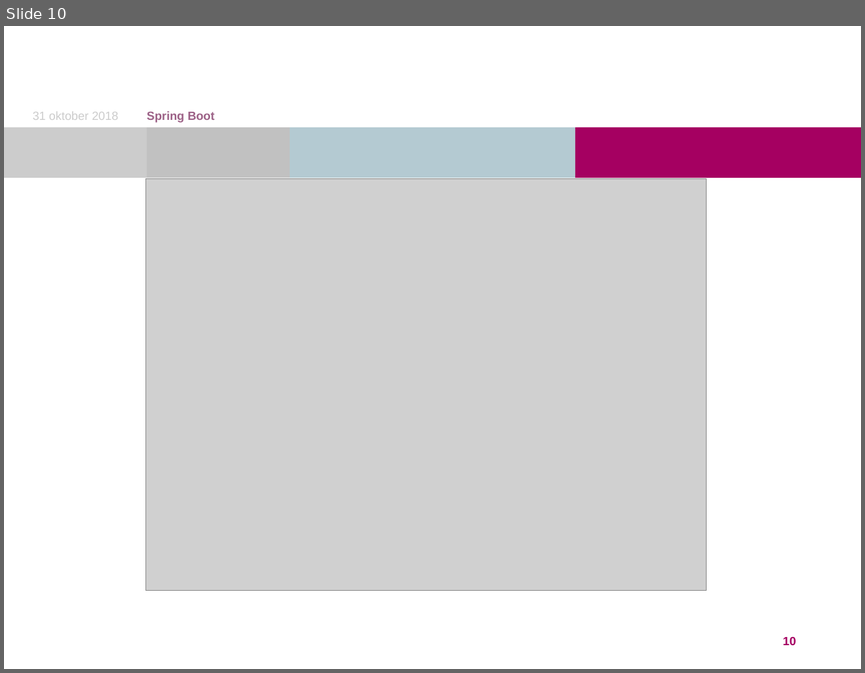
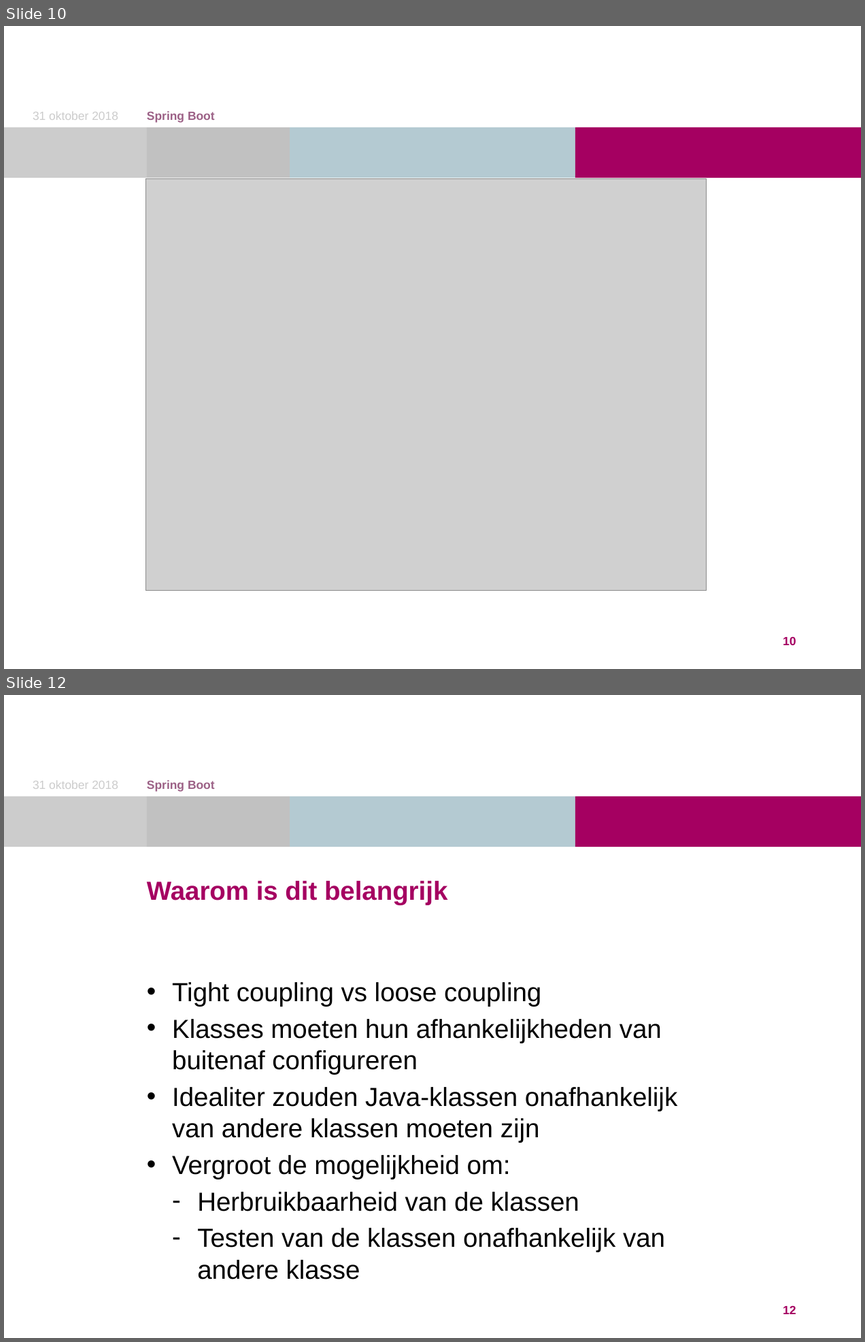
Before and after one commit to DutchDave/springboot-workshop, a slide deck: Spring Boot.pptx. Shown one above the other, each under a label of ours: slide 10 before the commit, slides 10 and 12 after it; the slides between them are not shown. The pictures are 865x673 and 865x1342 pixels, drawn with LibreOffice and Linux fonts; fonts in the diff are those of the drawing; grey boxes stand for pictures; background and template pictures are left out. Boxes give left, top, right and bottom in pixels: in the first picture for what was removed or moved away, otherwise in the second. Text is boxed around its words. In the diff, an @@ line names an element or a change of style, - is before the commit and + after.

```diff
--- a/Spring Boot.pptx
+++ b/Spring Boot.pptx
@@ slide 12 added at box(4, 695, 861, 1338), background #FFFFFF; not listed: 4 template elements that a slide beside it also shows @@
@@ text added at box(33, 781, 118, 789), 10 pt, text #CCCCCC @@
+31 oktober 2018
@@ text added at box(147, 780, 215, 792), 10 pt, text #9C6186, bold @@
+Spring Boot
@@ title added at box(147, 881, 447, 904), 22 pt, text #A50061, bold @@
+Waarom is dit belangrijk
@@ text added at box(172, 982, 677, 1279), 22 pt, text #000000 @@
+• Tight coupling vs loose coupling
+• Klasses moeten hun afhankelijkheden van buitenaf configureren
+• Idealiter zouden Java-klassen onafhankelijk van andere klassen moeten zijn
+• Vergroot de mogelijkheid om:
+  – Herbruikbaarheid van de klassen
+  – Testen van de klassen onafhankelijk van andere klasse
@@ page number added at box(783, 1305, 796, 1314), 10 pt, text #A50061, bold @@
+12
```
Also in this commit, not shown: 10 other slides added.
